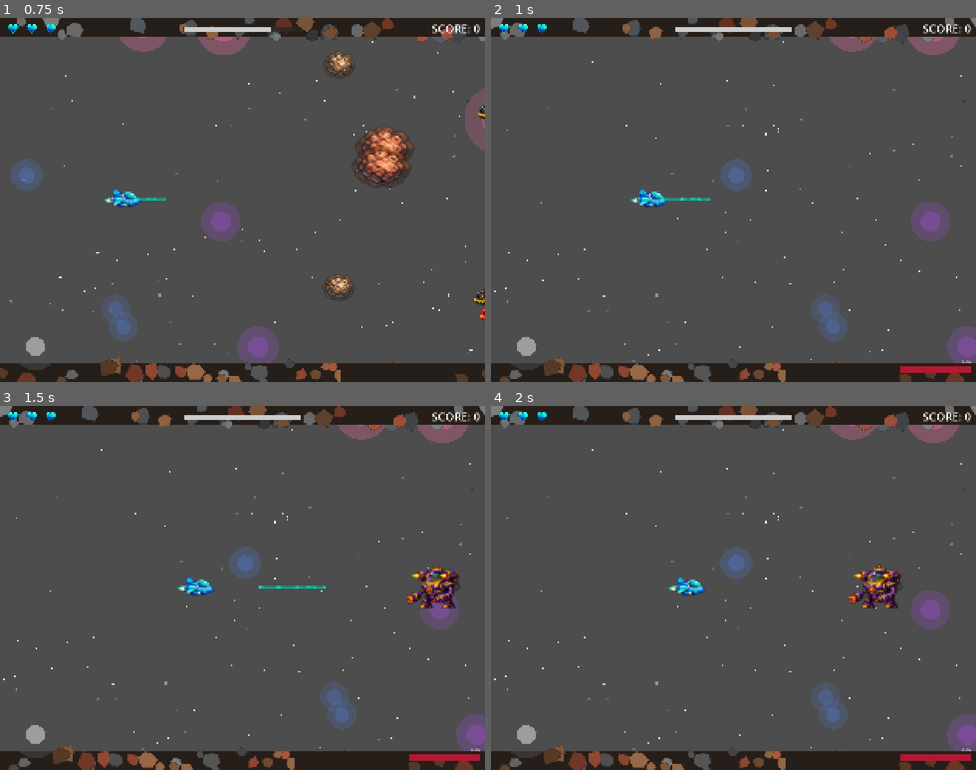
Above: before the commit, frames 1-4 (two rows, left to right).
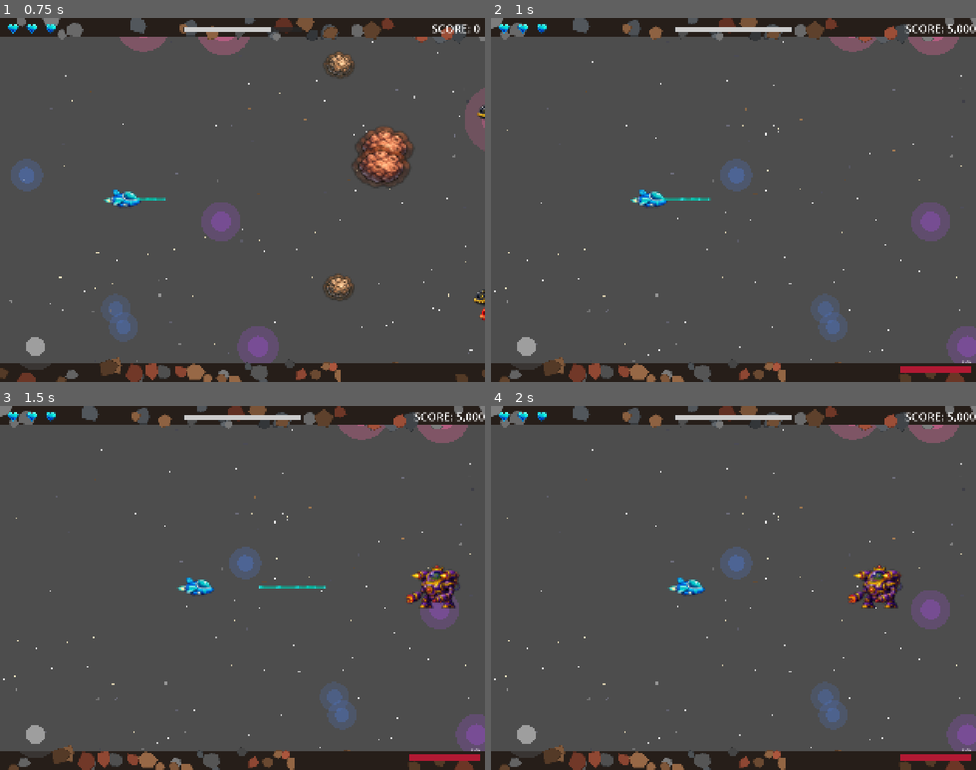
Above: after the commit, the same moments.

Repository: mattzollinhofer/space_scroller
Game: Godot game, scene res://tests/test_boss_attack.tscn
The game is run twice, just before and just after one commit, with the same random seed, the same clock (stepped at 60 frames per second) and the same inputs. This scene is started directly instead of the project's main scene.
Inputs (mouse positions are in pixels of both pictures, inside the frame that each line leads up to):
- Up to frame 1 (0.75 s): tap Enter at 0.5 s; move the mouse to (349, 181) at 0.52 s; hold D (move_right) from 0.53 s (still down); hold Space (shoot) from 0.53 s (still down); click (349, 181) at 0.67 s
- Up to frame 2 (1 s): keep holding D (move_right); keep holding Space (shoot)
- Up to frame 3 (1.5 s): release D (move_right) at 1.25 s; release Space (shoot) at 1.25 s; drag from (145, 606) to (261, 588) at 1.27 s
- Up to frame 4 (2 s): no input

Frame 1 is identical in both runs. In frame 2, 0.3% of the frame differs, in the area x 85-100%, y 1-5%; in frame 3, 0.3%; in frame 4, 0.3%.

Commit message:
Award bonus points for UFO Friend collection and level completion
Players now earn 500 bonus points when collecting a UFO Friend pickup
(only if a life was actually gained) and 5,000 bonus points when
reaching 100% level progress (before boss fight).

- Add POINTS_UFO_FRIEND (500) and POINTS_LEVEL_COMPLETE (5000) constants
- Add award_ufo_friend_bonus() and award_level_complete_bonus() methods
- UfoFriend calls ScoreManager when collected successfully
- LevelManager calls ScoreManager when level completes
- Add integration tests for both bonus point scenarios

🤖 Generated with [Claude Code](https://claude.com/claude-code)

Co-Authored-By: Claude Opus 4.5 <noreply@anthropic.com>

Diff:
--- a/scripts/level_manager.gd
+++ b/scripts/level_manager.gd
@@ -351,11 +351,22 @@
 
 
 func _on_level_complete() -> void:
+	# Award level completion bonus points via ScoreManager
+	_award_level_complete_bonus()
+
 	# Emit signal for other systems
 	level_completed.emit()
 
 	# Spawn boss instead of showing level complete screen immediately
 	_spawn_boss()
+
+
+func _award_level_complete_bonus() -> void:
+	# Award bonus points via ScoreManager autoload
+	if has_node("/root/ScoreManager"):
+		var score_manager = get_node("/root/ScoreManager")
+		if score_manager.has_method("award_level_complete_bonus"):
+			score_manager.award_level_complete_bonus()
 
 
 func _spawn_boss() -> void:
--- a/scripts/pickups/ufo_friend.gd
+++ b/scripts/pickups/ufo_friend.gd
@@ -96,9 +96,18 @@
 	if body.has_method("gain_life"):
 		if body.gain_life():
 			collected.emit()
+			_award_bonus_points()
 			_spawn_floating_heart()
 			_play_collect_animation()
 		# If player is at max health, UFO just passes through
+
+
+func _award_bonus_points() -> void:
+	# Award bonus points via ScoreManager autoload
+	if has_node("/root/ScoreManager"):
+		var score_manager = get_node("/root/ScoreManager")
+		if score_manager.has_method("award_ufo_friend_bonus"):
+			score_manager.award_ufo_friend_bonus()
 
 
 func _spawn_floating_heart() -> void:
--- a/scripts/score_manager.gd
+++ b/scripts/score_manager.gd
@@ -12,6 +12,10 @@
 ## Point values for different enemy types
 const POINTS_STATIONARY_ENEMY: int = 100
 const POINTS_PATROL_ENEMY: int = 200
+
+## Bonus point values
+const POINTS_UFO_FRIEND: int = 500
+const POINTS_LEVEL_COMPLETE: int = 5000
 
 
 func _ready() -> void:
@@ -42,3 +46,13 @@
 		add_points(POINTS_PATROL_ENEMY)
 	else:
 		add_points(POINTS_STATIONARY_ENEMY)
+
+
+## Award bonus points for collecting a UFO Friend pickup
+func award_ufo_friend_bonus() -> void:
+	add_points(POINTS_UFO_FRIEND)
+
+
+## Award bonus points for completing a level
+func award_level_complete_bonus() -> void:
+	add_points(POINTS_LEVEL_COMPLETE)
--- /dev/null
+++ b/tests/test_score_level_complete.gd
@@ -0,0 +1,149 @@
+extends Node2D
+## Integration test: Score increases when level is completed
+## Verifies that completing a level awards 5,000 bonus points.
+
+var _test_passed: bool = false
+var _test_failed: bool = false
+var _failure_reason: String = ""
+var _test_timeout: float = 10.0
+var _timer: float = 0.0
+
+var _main: Node = null
+var _level_manager: Node = null
+var _scroll_controller: Node = null
+var _score_before_completion: int = 0
+var _level_completed_signaled: bool = false
+
+
+func _ready() -> void:
+	print("=== Test: Score Increases When Level Completed ===")
+
+	# Load and setup main scene to get all components
+	var main_scene = load("res://scenes/main.tscn")
+	if not main_scene:
+		_fail("Could not load main scene")
+		return
+
+	_main = main_scene.instantiate()
+	add_child(_main)
+
+	# Wait a frame for scene to initialize
+	await get_tree().process_frame
+
+	# Find the level manager
+	_level_manager = _main.get_node_or_null("LevelManager")
+	if not _level_manager:
+		_fail("LevelManager node not found in main scene")
+		return
+
+	# Find the scroll controller (ParallaxBackground)
+	_scroll_controller = _main.get_node_or_null("ParallaxBackground")
+	if not _scroll_controller:
+		_fail("ParallaxBackground (scroll controller) not found in main scene")
+		return
+
+	# Disable enemy spawning to have a clean test
+	var enemy_spawner = _main.get_node_or_null("EnemySpawner")
+	if enemy_spawner:
+		enemy_spawner.set_continuous_spawning(false)
+		enemy_spawner.clear_all()
+
+	# Wait another frame for things to settle
+	await get_tree().process_frame
+
+	# Run the test
+	await _run_level_complete_test()
+
+
+func _run_level_complete_test() -> void:
+	# Reset score to ensure clean state
+	if has_node("/root/ScoreManager"):
+		get_node("/root/ScoreManager").reset_score()
+
+	# Give some initial points to verify the bonus adds to existing score
+	if has_node("/root/ScoreManager"):
+		get_node("/root/ScoreManager").add_points(1000)
+
+	_score_before_completion = _get_current_score()
+	print("Score before level completion: %d" % _score_before_completion)
+
+	# Connect to level_completed signal to know when it fires
+	if _level_manager.has_signal("level_completed"):
+		_level_manager.level_completed.connect(_on_level_completed)
+
+	# Simulate reaching the end of the level by setting scroll offset
+	# The level total distance is typically 9000, so setting scroll_offset.x to -9000
+	# should trigger level completion (100% progress)
+	var total_distance = _level_manager.get_total_distance()
+	print("Total level distance: %d" % total_distance)
+
+	# Set scroll to end of level (scroll_offset.x is negative)
+	_scroll_controller.scroll_offset.x = -total_distance
+
+	# Wait for level manager to process and detect completion
+	await get_tree().process_frame
+	await get_tree().process_frame
+	await get_tree().process_frame
+
+	# Give extra time for signal to propagate
+	await get_tree().create_timer(0.2).timeout
+
+	# Check if level completion was signaled
+	if not _level_completed_signaled:
+		_fail("Level completed signal was not emitted")
+		return
+
+	# Check score increased by 5,000 points
+	var new_score = _get_current_score()
+	print("Score after level completion: %d" % new_score)
+
+	var expected_score = _score_before_completion + 5000
+	if new_score != expected_score:
+		_fail("Expected score %d after level completion, got %d" % [expected_score, new_score])
+		return
+
+	print("Level completion awarded 5,000 bonus points correctly!")
+	_pass()
+
+
+func _on_level_completed() -> void:
+	_level_completed_signaled = true
+	print("Level completed signal received!")
+
+
+func _get_current_score() -> int:
+	# Try to get score from ScoreManager autoload first
+	if has_node("/root/ScoreManager"):
+		var score_manager = get_node("/root/ScoreManager")
+		if score_manager.has_method("get_score"):
+			return score_manager.get_score()
+	return 0
+
+
+func _process(delta: float) -> void:
+	if _test_passed or _test_failed:
+		return
+
+	_timer += delta
+
+	# Check for timeout
+	if _timer >= _test_timeout:
+		_fail("Test timed out")
+		return
+
+
+func _pass() -> void:
+	_test_passed = true
+	print("=== TEST PASSED ===")
+	print("Score increases correctly when level is completed.")
+	await get_tree().create_timer(1.0).timeout
+	get_tree().quit(0)
+
+
+func _fail(reason: String) -> void:
+	_test_failed = true
+	_failure_reason = reason
+	print("=== TEST FAILED ===")
+	print("Reason: %s" % reason)
+	await get_tree().create_timer(1.0).timeout
+	get_tree().quit(1)
--- /dev/null
+++ b/tests/test_score_level_complete.tscn
@@ -0,0 +1,6 @@
+[gd_scene load_steps=2 format=3]
+
+[ext_resource type="Script" path="res://tests/test_score_level_complete.gd" id="1_test"]
+
+[node name="TestScoreLevelComplete" type="Node2D"]
+script = ExtResource("1_test")
--- /dev/null
+++ b/tests/test_score_ufo_friend.gd
@@ -0,0 +1,157 @@
+extends Node2D
+## Integration test: Score increases when UFO Friend is collected
+## Verifies that collecting a UFO Friend awards 500 bonus points.
+
+var _test_passed: bool = false
+var _test_failed: bool = false
+var _failure_reason: String = ""
+var _test_timeout: float = 5.0
+var _timer: float = 0.0
+
+var _main: Node = null
+var _player: Node = null
+var _ufo_collected: bool = false
+var _score_before_collection: int = 0
+
+
+func _ready() -> void:
+	print("=== Test: Score Increases When UFO Friend Collected ===")
+
+	# Load and setup main scene to get all components
+	var main_scene = load("res://scenes/main.tscn")
+	if not main_scene:
+		_fail("Could not load main scene")
+		return
+
+	_main = main_scene.instantiate()
+	add_child(_main)
+
+	# Wait a frame for scene to initialize
+	await get_tree().process_frame
+
+	# Find the player
+	_player = _main.get_node_or_null("Player")
+	if not _player:
+		_fail("Player node not found in main scene")
+		return
+
+	# Disable enemy spawning to have a clean test
+	var enemy_spawner = _main.get_node_or_null("EnemySpawner")
+	if enemy_spawner:
+		enemy_spawner.set_continuous_spawning(false)
+		enemy_spawner.clear_all()
+
+	# Wait another frame for things to settle
+	await get_tree().process_frame
+
+	# Run the test
+	await _run_ufo_friend_test()
+
+
+func _run_ufo_friend_test() -> void:
+	# Reset score to ensure clean state
+	if has_node("/root/ScoreManager"):
+		get_node("/root/ScoreManager").reset_score()
+
+	# Reduce player lives so gain_life() will succeed
+	# Player starts at max lives, so we need to take damage first
+	if _player.has_method("take_damage"):
+		_player.take_damage()
+		# Wait for damage processing
+		await get_tree().process_frame
+		await get_tree().process_frame
+
+	# Get initial score and player lives
+	var initial_score = _get_current_score()
+	var player_lives = _player.get_lives() if _player.has_method("get_lives") else -1
+	print("Initial score: %d, Player lives: %d" % [initial_score, player_lives])
+	_score_before_collection = initial_score
+
+	# Move player to a known position, away from any obstacles
+	_player.position = Vector2(300, 768)
+	await get_tree().process_frame
+
+	# Spawn a UFO Friend at player's exact position for immediate collision
+	var ufo_scene = load("res://scenes/pickups/ufo_friend.tscn")
+	if not ufo_scene:
+		_fail("Could not load UFO Friend scene")
+		return
+
+	var ufo_friend = ufo_scene.instantiate()
+	# Place UFO at exact player position for immediate collection
+	ufo_friend.position = _player.position
+	ufo_friend.setup(UfoFriend.SpawnEdge.LEFT)
+
+	# Connect to the collected signal to know when it's collected
+	ufo_friend.collected.connect(_on_ufo_collected)
+
+	_main.add_child(ufo_friend)
+	print("UFO Friend spawned at player position: %s" % str(ufo_friend.position))
+
+	# Wait for collision detection and collection (should be immediate)
+	await get_tree().process_frame
+	await get_tree().process_frame
+	await get_tree().process_frame
+
+	# Give a moment for all signals to propagate
+	await get_tree().create_timer(0.1).timeout
+
+	# Check if UFO was collected
+	if not _ufo_collected:
+		_fail("UFO Friend was not collected (collected signal not emitted)")
+		return
+
+	# Check score increased by 500 points
+	var new_score = _get_current_score()
+	print("Score after collecting UFO Friend: %d" % new_score)
+
+	var expected_score = _score_before_collection + 500
+	if new_score != expected_score:
+		_fail("Expected score %d after collecting UFO Friend, got %d" % [expected_score, new_score])
+		return
+
+	print("UFO Friend collection awarded 500 bonus points correctly!")
+	_pass()
+
+
+func _on_ufo_collected() -> void:
+	_ufo_collected = true
+	print("UFO collected signal received!")
+
+
+func _get_current_score() -> int:
+	# Try to get score from ScoreManager autoload first
+	if has_node("/root/ScoreManager"):
+		var score_manager = get_node("/root/ScoreManager")
+		if score_manager.has_method("get_score"):
+			return score_manager.get_score()
+	return 0
+
+
+func _process(delta: float) -> void:
+	if _test_passed or _test_failed:
+		return
+
+	_timer += delta
+
+	# Check for timeout
+	if _timer >= _test_timeout:
+		_fail("Test timed out")
+		return
+
+
+func _pass() -> void:
+	_test_passed = true
+	print("=== TEST PASSED ===")
+	print("Score increases correctly when UFO Friend is collected.")
+	await get_tree().create_timer(1.0).timeout
+	get_tree().quit(0)
+
+
+func _fail(reason: String) -> void:
+	_test_failed = true
+	_failure_reason = reason
+	print("=== TEST FAILED ===")
+	print("Reason: %s" % reason)
+	await get_tree().create_timer(1.0).timeout
+	get_tree().quit(1)
--- /dev/null
+++ b/tests/test_score_ufo_friend.tscn
@@ -0,0 +1,6 @@
+[gd_scene load_steps=2 format=3]
+
+[ext_resource type="Script" path="res://tests/test_score_ufo_friend.gd" id="1_test"]
+
+[node name="TestScoreUfoFriend" type="Node2D"]
+script = ExtResource("1_test")
Not shown, added: scripts/score_manager.gd.uid
Not shown, added: scripts/ui/score_display.gd.uid
Not shown, added: tests/test_score_display.gd.uid
Not shown, added: tests/test_score_enemy_kill.gd.uid
Not shown, added: tests/test_score_level_complete.gd.uid
Not shown, added: tests/test_score_patrol_enemy.gd.uid
Not shown, added: tests/test_score_ufo_friend.gd.uid
Not shown, changed: agent-os/specs/2025-12-30-score-system/tasks.md
